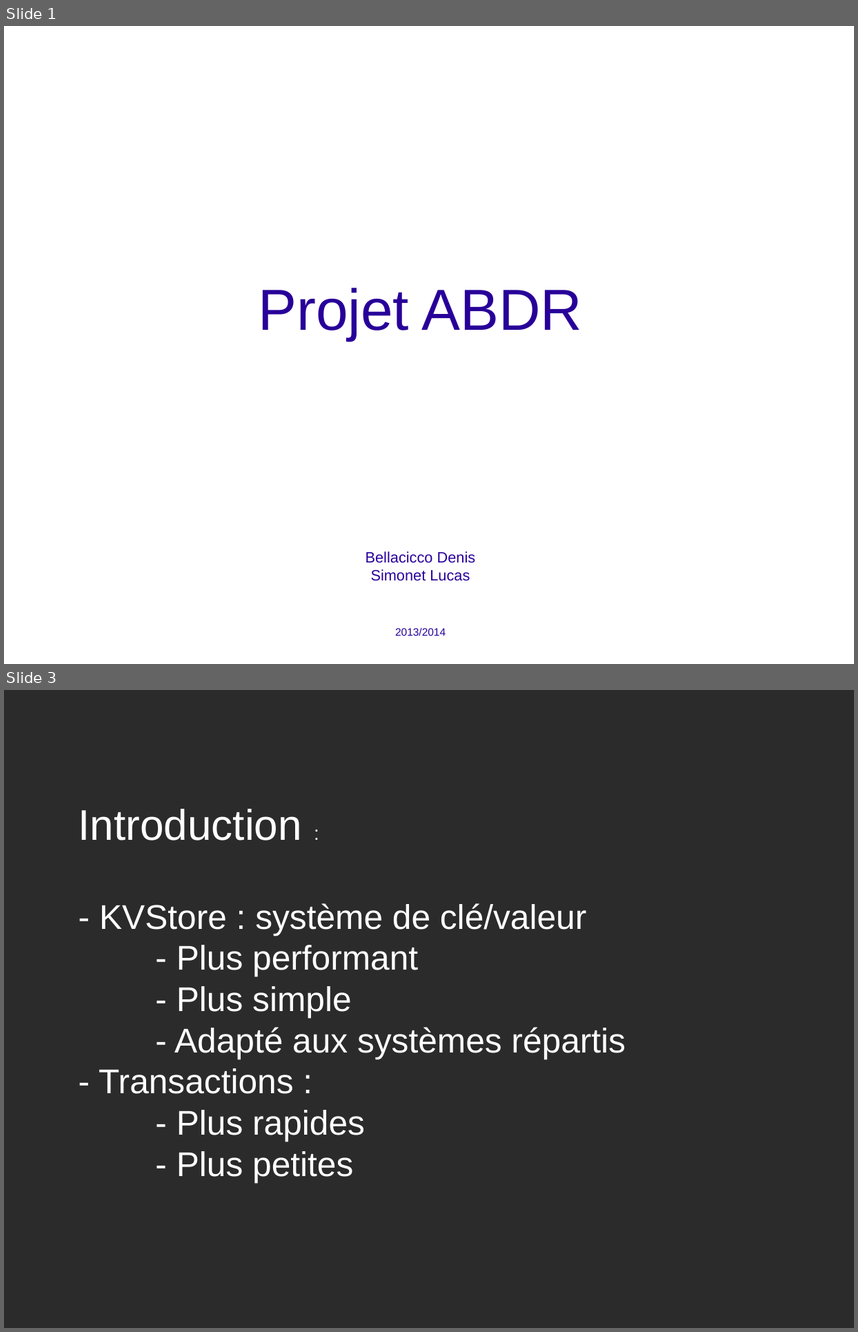
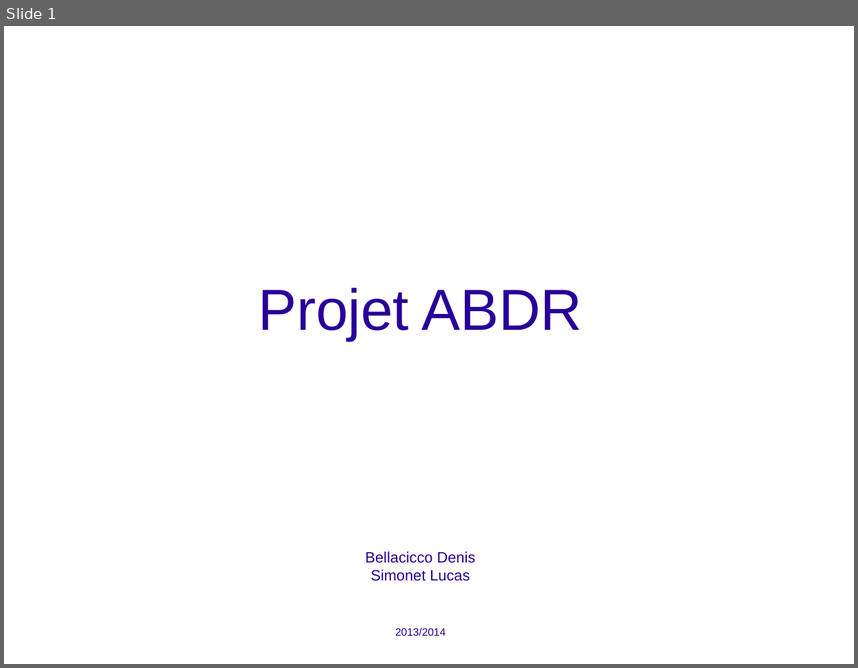
Before and after one commit to LucasChezToi/ABDR, a slide deck: Présentation/présentation.odp. Shown one above the other, each under a label of ours: slides 1 and 3 before the commit, slide 1 after it; the slides between them are not shown. The pictures are 858x1332 and 858x668 pixels, drawn with LibreOffice and Linux fonts; fonts in the diff are those of the drawing; background and template pictures are left out; a plain dark background stands for a picture behind light text. Boxes give left, top, right and bottom in pixels: in the first picture for what was removed or moved away, otherwise in the second. Text is boxed around its words. In the diff, an @@ line names an element or a change of style, - is before the commit and + after.

```diff
--- a/Présentation/présentation.odp
+++ b/Présentation/présentation.odp
@@ slide 3 removed at (x1=4, y1=690, x2=854, y2=1328), background picture (left out) @@
@@ text removed at (x1=79, y1=809, x2=626, y2=1176) @@
-Introduction :
-- KVStore : système de clé/valeur
-- Plus performant
-- Plus simple
-- Adapté aux systèmes répartis
-- Transactions :
-- Plus rapides
-- Plus petites
```
Also in this commit, not shown: 5 slides changed, 1 slide added, 1 other slide removed, 5 other files.
